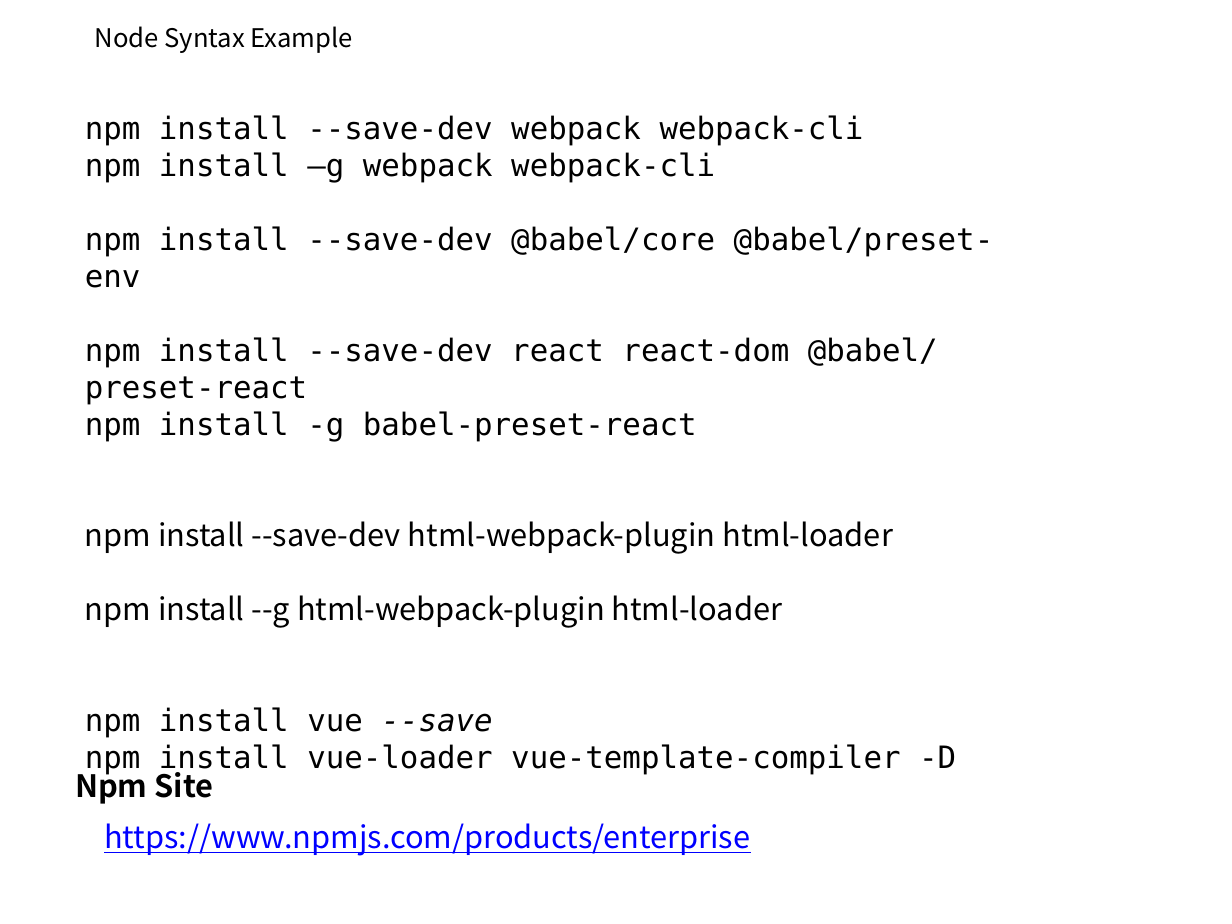
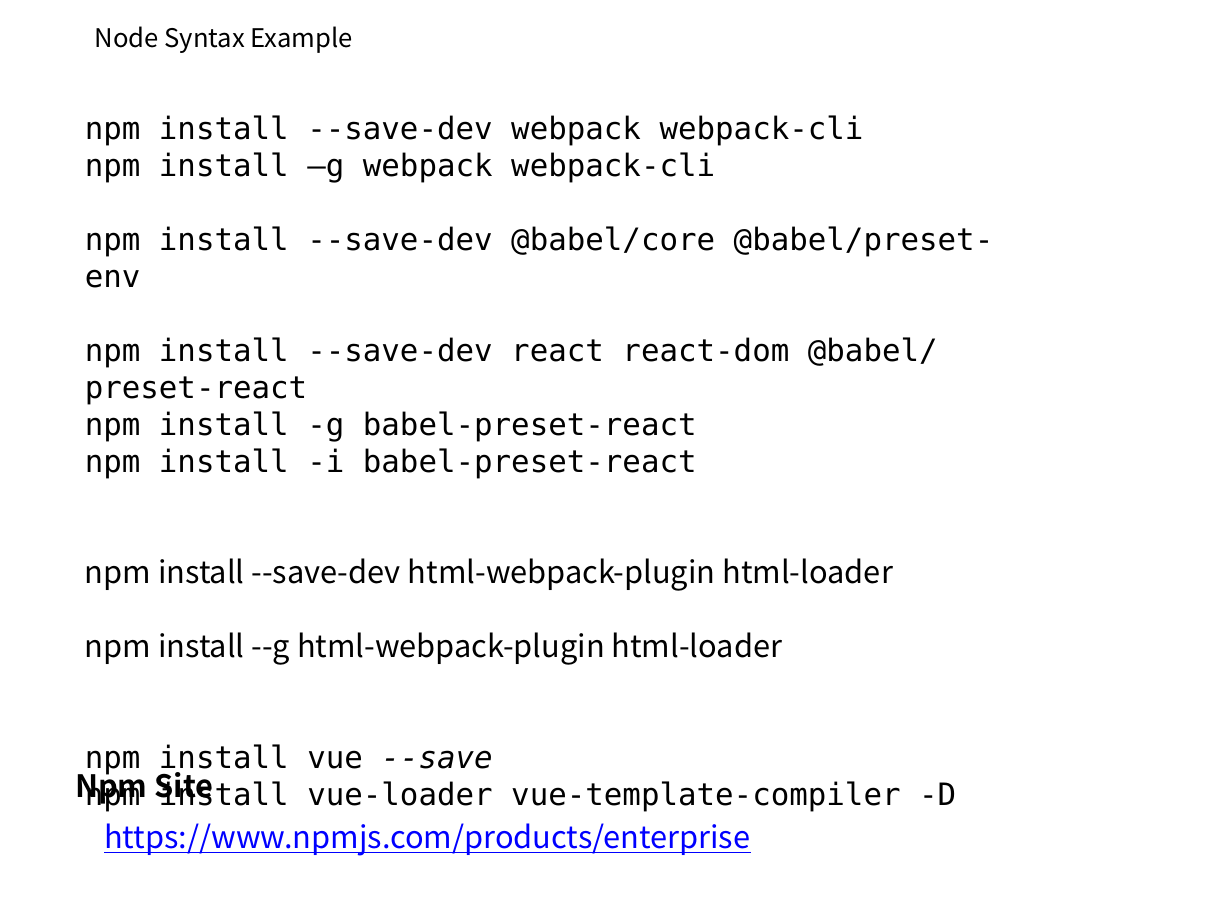
Before and after one commit to zipdrv85/vueStudy, a slide deck: slide 11 of doc/3주차 스터디 NODE.pptx. Drawn at 1232x924 pixels with LibreOffice and Linux fonts; fonts in the diff are those of the drawing; background and template pictures are left out. Boxes give left, top, right and bottom in pixels: in the first picture for what was removed or moved away, otherwise in the second. Text is boxed around its words. In the diff, an @@ line names an element or a change of style, - is before the commit and + after.

```diff
--- a/doc/3주차 스터디 NODE.pptx
+++ b/doc/3주차 스터디 NODE.pptx
@@ text at [85,448,697,479]: paragraph added @@
+npm install -i babel-preset-react
```
Also in this commit, not shown: 2 other slides changed, 2 slides added, 2 other files.
